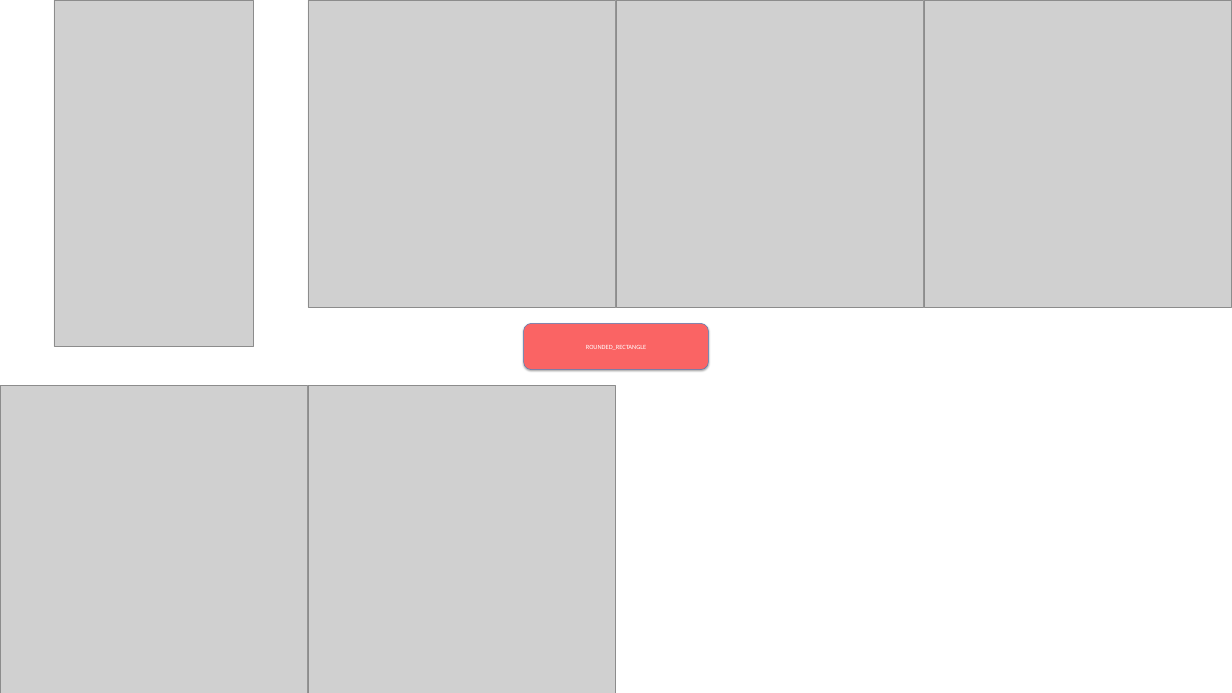
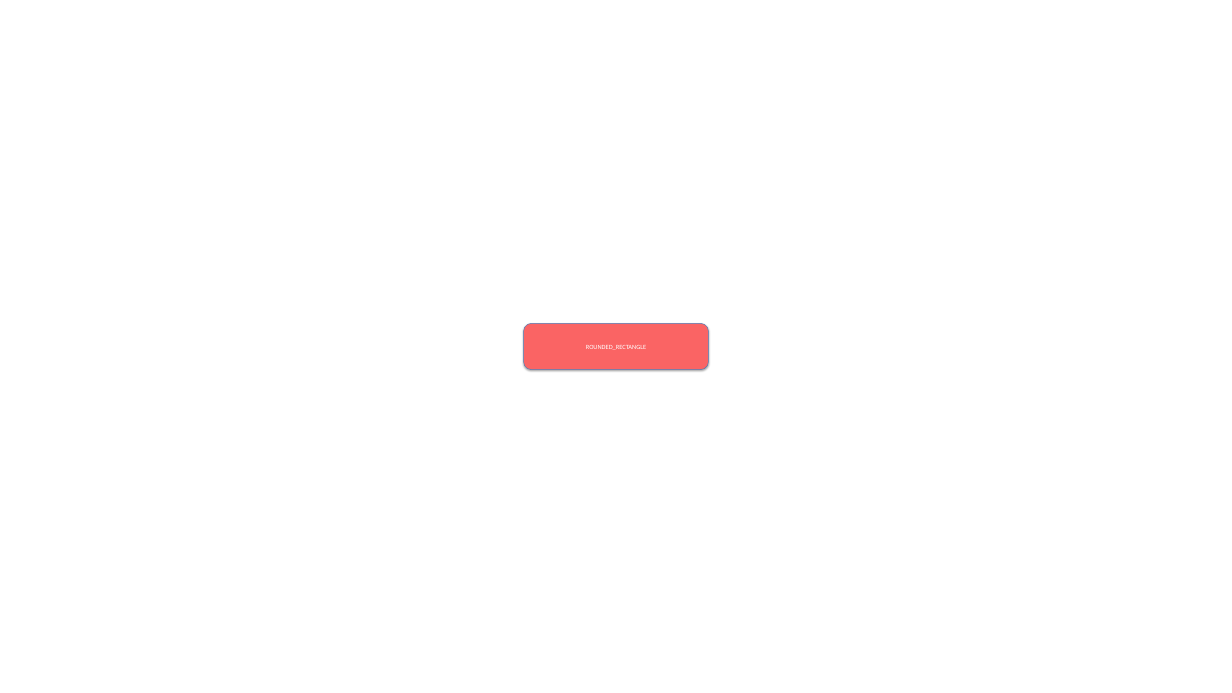
Before and after one commit to spencerja/Image2ppt, a slide deck: slide 6 of Image2ppt/Input/test.pptx (slide 1 before the commit). Drawn at 1232x693 pixels with LibreOffice and Linux fonts; fonts in the diff are those of the drawing; grey boxes stand for pictures. Boxes give left, top, right and bottom in pixels: in the first picture for what was removed or moved away, otherwise in the second. Text is boxed around its words. In the diff, an @@ line names an element or a change of style, - is before the commit and + after.

```diff
--- a/Image2ppt/Input/test.pptx
+++ b/Image2ppt/Input/test.pptx
@@ picture removed at (x1=54, y1=0, x2=254, y2=346) @@
@@ picture removed at (x1=308, y1=0, x2=615, y2=307) @@
@@ picture removed at (x1=616, y1=0, x2=923, y2=307) @@
@@ picture removed at (x1=924, y1=0, x2=1231, y2=307) @@
@@ picture removed at (x1=0, y1=386, x2=307, y2=693) @@
@@ picture removed at (x1=308, y1=386, x2=615, y2=693) @@
```
Also in this commit, not shown: 1 other slide changed, 4 slides added, 13 other files.
